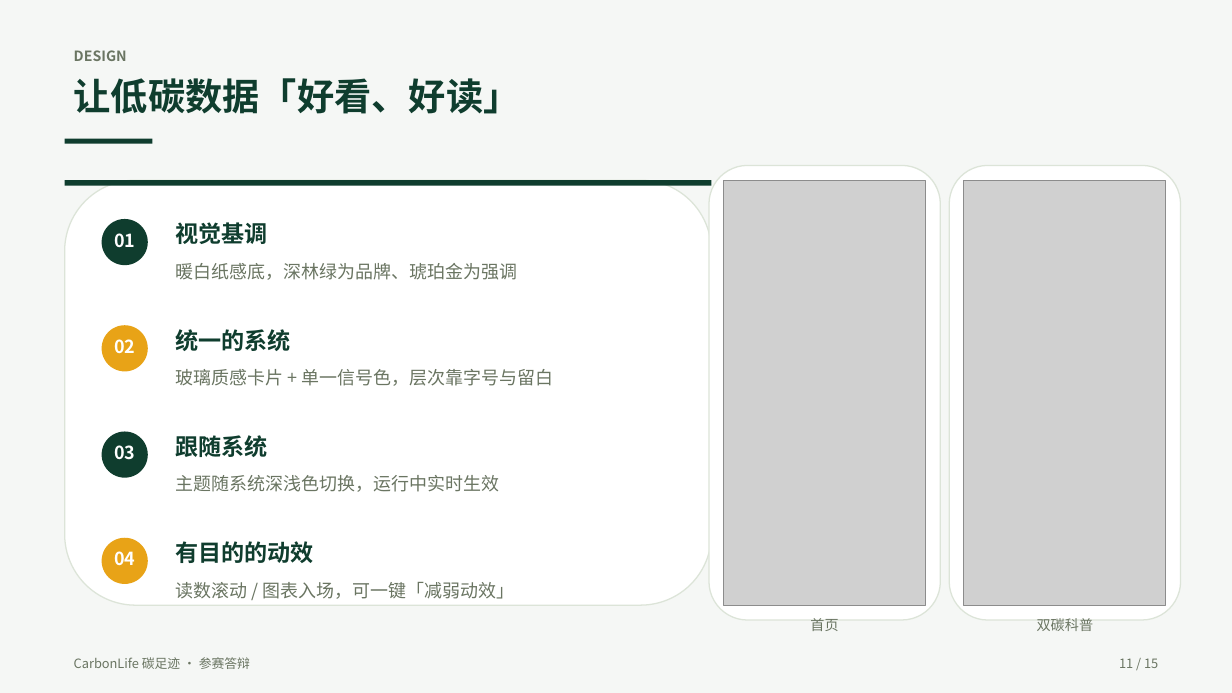
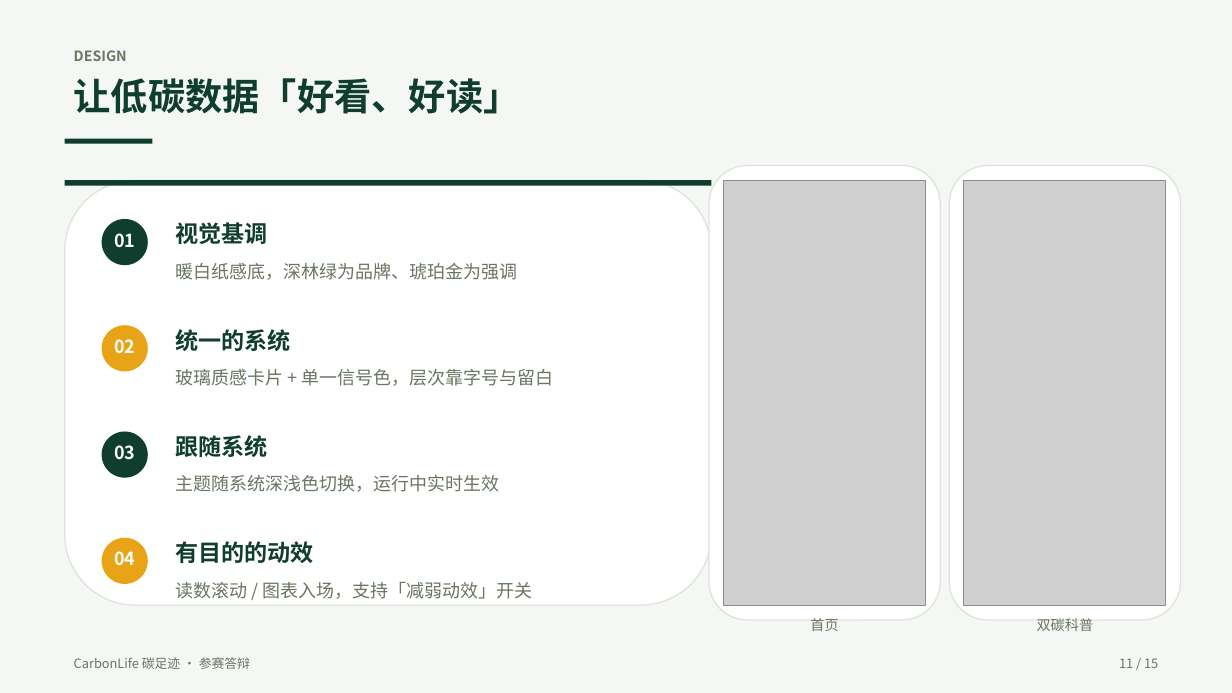
Before and after one commit to zyx-dc/CarbonLife, a slide deck: slide 11 of docs/tasks/ppt/CarbonLife-答辩PPT.pptx. Drawn at 1232x693 pixels with LibreOffice and Linux fonts; fonts in the diff are those of the drawing; grey boxes stand for pictures. Boxes give left, top, right and bottom in pixels: in the first picture for what was removed or moved away, otherwise in the second. Text is boxed around its words. In the diff, an @@ line names an element or a change of style, - is before the commit and + after.

```diff
--- a/docs/tasks/ppt/CarbonLife-答辩PPT.pptx
+++ b/docs/tasks/ppt/CarbonLife-答辩PPT.pptx
@@ text at [175, 582, 533, 599]: text changed @@
-读数滚动 / 图表入场，可一键「减弱动效」
+读数滚动 / 图表入场，支持「减弱动效」开关
```
Also in this commit, not shown: 9 other slides changed, 14 other files.
